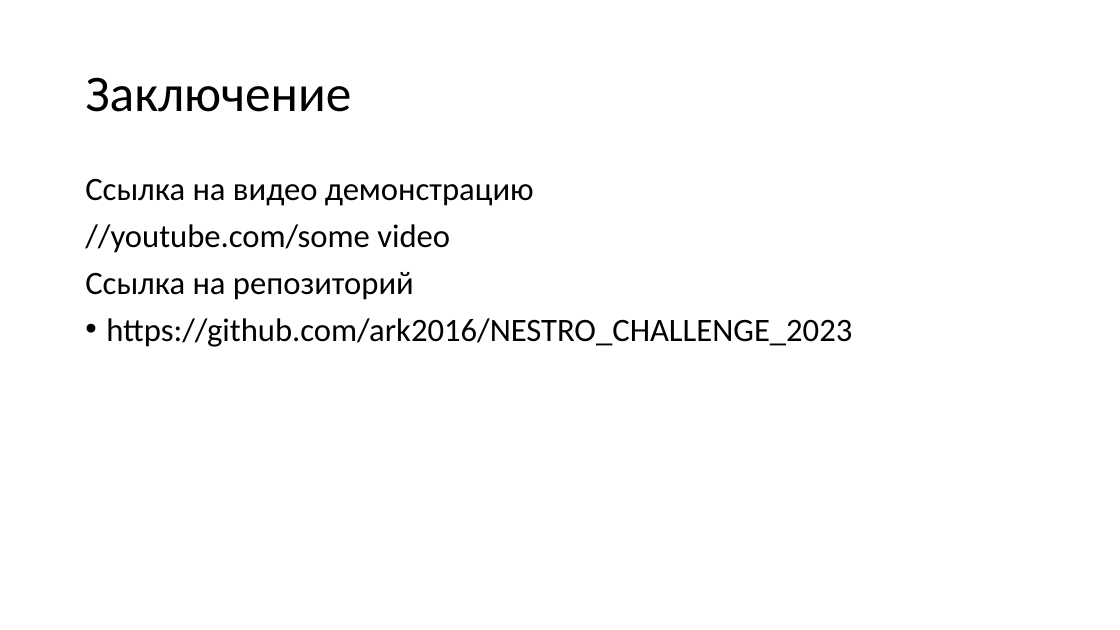
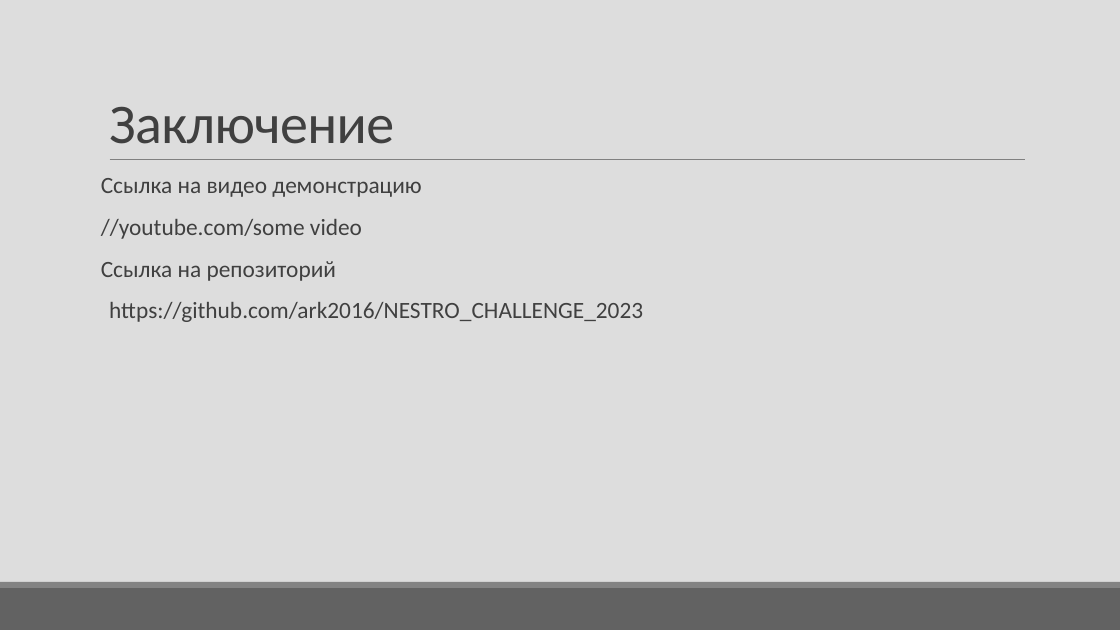
Before and after one commit to ark2016/NESTRO_CHALLENGE_2023, a slide deck: slide 8 of presentation/Greedy_algorithm.pptx. Drawn at 1120x630 pixels with LibreOffice and Linux fonts; fonts in the diff are those of the drawing. Boxes give left, top, right and bottom in pixels: in the first picture for what was removed or moved away, otherwise in the second. Text is boxed around its words. In the diff, an @@ line names an element or a change of style, - is before the commit and + after.

```diff
--- a/presentation/Greedy_algorithm.pptx
+++ b/presentation/Greedy_algorithm.pptx
@@ background #FFFFFF to #DDDDDD @@
@@ title "Заключение": place and size @@
-title "Заключение" at [85,77,351,112]
+title "Заключение" at [109,106,394,144]
@@ title "Заключение" at [109,106,394,144]: size 44 to 48 pt, text colour #000000 to #404040, letter spacing 0 to -0.5 pt; line spacing 0.9 to 0.85; vertical alignment middle to bottom @@
@@ text "Ссылка на видео демонстрацию": place and size @@
-text "Ссылка на видео демонстрацию" at [85,178,852,347]
+text "Ссылка на видео демонстрацию" at [101,178,643,322]
@@ text "Ссылка на видео демонстрацию" at [101,178,643,322]: size 28 to 20 pt, text colour #000000 to #404040; more space between paragraphs; bullet • to   @@
@@ line added from (110, 160) to (1026, 160), #808080 0.5 pt @@
@@ rectangle added at [0,588,1120,630], fill #626262 @@
@@ rectangle added at [0,582,1120,588], fill #838383 @@
```
Also in this commit, not shown: 8 other slides changed.
